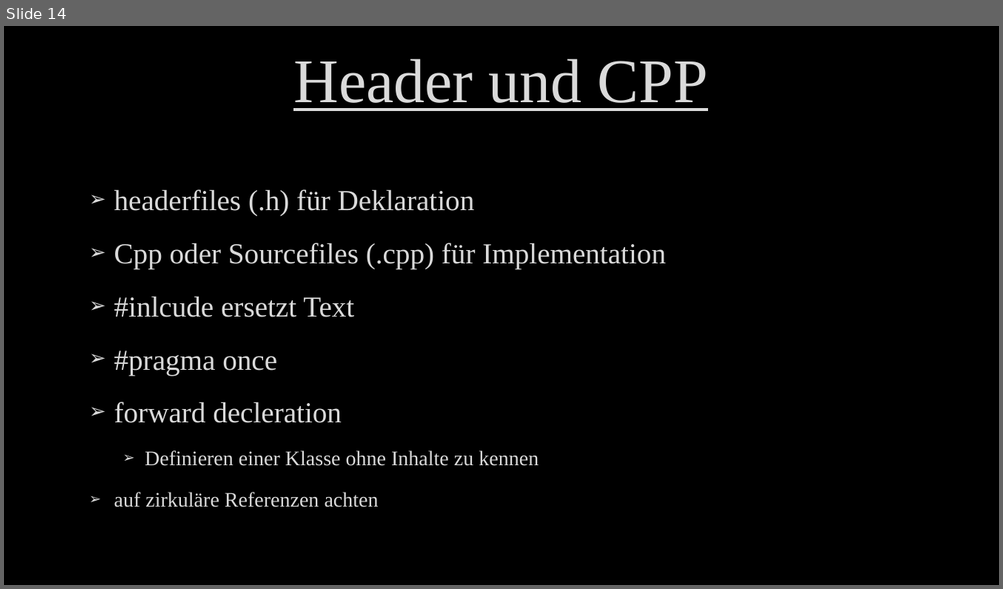
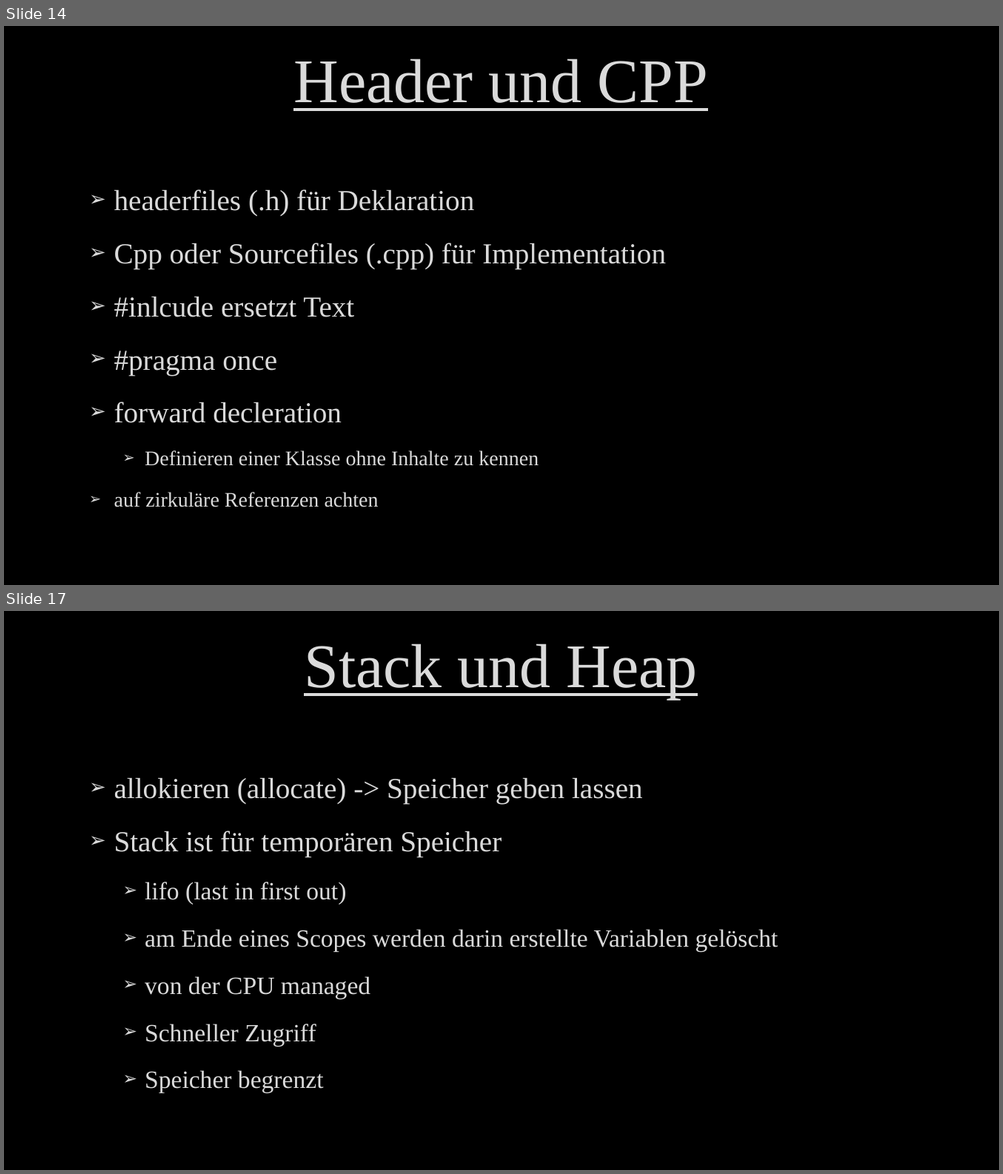
Before and after one commit to M2vH/GPA4300_0318, a slide deck: Document/Programmieren Grundlagen 2.pptx. Shown one above the other, each under a label of ours: slide 14 before the commit, slides 14 and 17 after it; the slides between them are not shown. The pictures are 1003x589 and 1003x1174 pixels, drawn with LibreOffice and Linux fonts; fonts in the diff are those of the drawing; background and template pictures are left out. Boxes give left, top, right and bottom in pixels: in the first picture for what was removed or moved away, otherwise in the second. Text is boxed around its words. In the diff, an @@ line names an element or a change of style, - is before the commit and + after.

```diff
--- a/Document/Programmieren Grundlagen 2.pptx
+++ b/Document/Programmieren Grundlagen 2.pptx
@@ slide 17 added at bbox=[4, 611, 999, 1170], background picture (left out) @@
@@ title added at bbox=[304, 644, 697, 699], 60 pt, text #DADADA, underline @@
+Stack und Heap
@@ text added at bbox=[114, 777, 778, 1093], 24 pt, text #DADADA @@
+➢ allokieren (allocate) -> Speicher geben lassen
+➢ Stack ist für temporären Speicher
+  ➢ lifo (last in first out)
+  ➢ am Ende eines Scopes werden darin erstellte Variablen gelöscht
+  ➢ von der CPU managed
+  ➢ Schneller Zugriff
+  ➢ Speicher begrenzt
```
Also in this commit, not shown: 7 other slides added, 20 other files.
